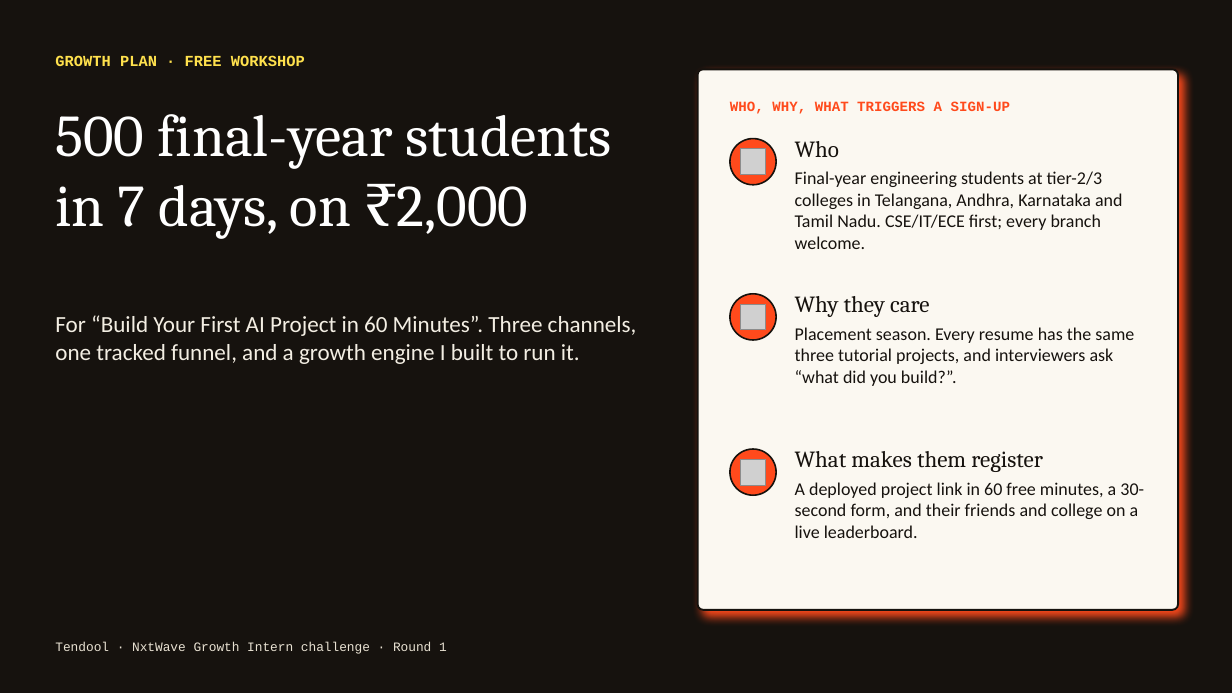
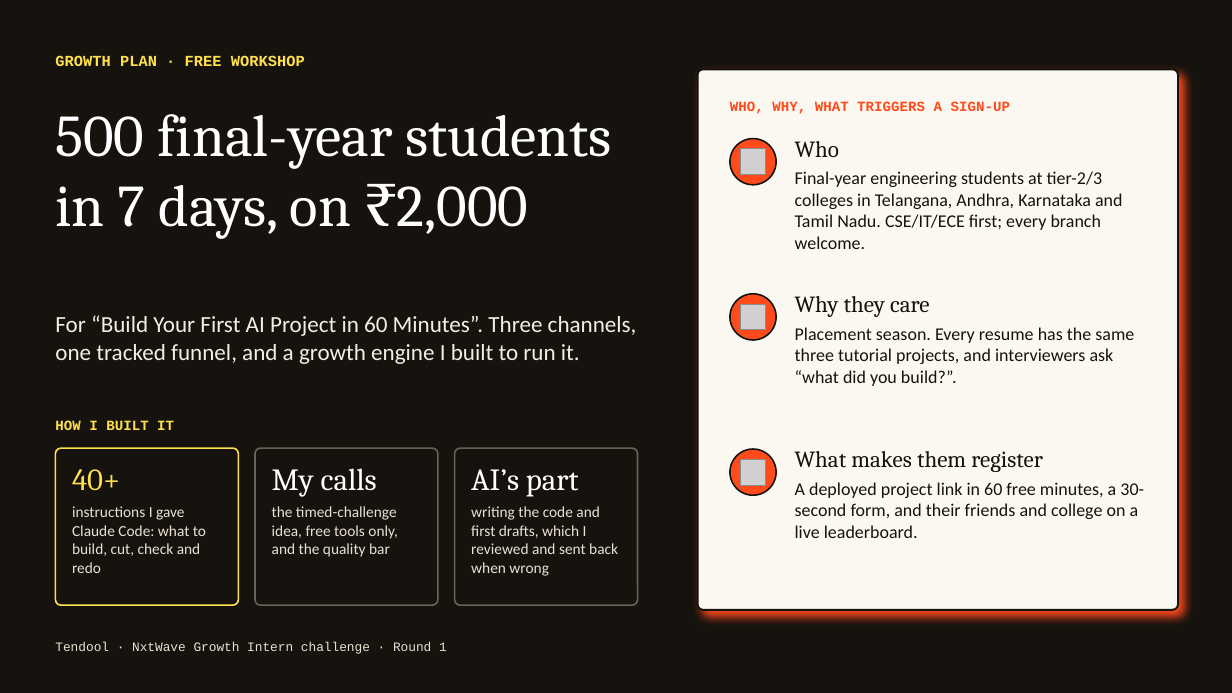
Before and after one commit to Tendool/NxtWave-Assignment, a slide deck: slide 1 of submission/Build60-Growth-Plan.pptx. Drawn at 1232x693 pixels with LibreOffice and Linux fonts; fonts in the diff are those of the drawing; grey boxes stand for pictures. Boxes give left, top, right and bottom in pixels: in the first picture for what was removed or moved away, otherwise in the second. Text is boxed around its words. In the diff, an @@ line names an element or a change of style, - is before the commit and + after.

```diff
--- a/submission/Build60-Growth-Plan.pptx
+++ b/submission/Build60-Growth-Plan.pptx
@@ text added at [55, 420, 174, 430], 11 pt, text #FFE14D, bold @@
+HOW I BUILT IT
@@ rounded rectangle added at [55, 448, 238, 605], fill #16120E, outline #FFE14D 1.25 pt @@
@@ rounded rectangle added at [255, 448, 438, 605], fill #16120E, outline #6B6256 1.25 pt @@
@@ rounded rectangle added at [455, 448, 638, 605], fill #16120E, outline #6B6256 1.25 pt @@
@@ text added at [72, 469, 206, 573], 12 pt, text #E8E1D2 @@
+40+
+instructions I gave Claude Code: what to build, cut, check and redo
@@ text added at [272, 468, 397, 557], 12 pt, text #E8E1D2 @@
+My calls
+the timed-challenge idea, free tools only, and the quality bar
@@ text added at [471, 469, 618, 576], 12 pt, text #E8E1D2 @@
+AI’s part
+writing the code and first drafts, which I reviewed and sent back when wrong
```
Also in this commit, not shown: 1 other slide changed, 3 other files.
